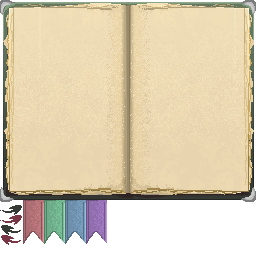
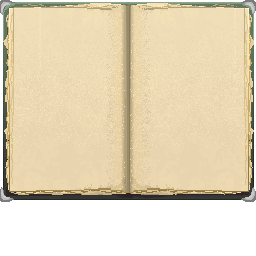
Revision of a layered 256 × 256 image; what changed, layer by layer:
removed group "Paging Arrow" (4 layers) over [0, 205, 22, 245]
removed layer "Previous Page Arrow" from group "Paging Arrow" over [1, 225, 21, 235]
removed layer "Previous Page Hover" from group "Paging Arrow" over [1, 235, 21, 245]
removed layer "Next Page Arrow" from group "Paging Arrow" over [0, 205, 22, 215]
removed layer "Next Page Hover" from group "Paging Arrow" over [0, 215, 22, 225]
removed group "Ribbons" (4 layers) over [23, 200, 107, 244]
removed layer "Red Ribbon" from group "Ribbons" over [23, 200, 44, 244]
removed layer "Green Ribbon" from group "Ribbons" over [44, 200, 65, 244]
removed layer "Blue Ribbon" from group "Ribbons" over [65, 200, 86, 244]
removed layer "Purple Ribbon" from group "Ribbons" over [86, 200, 107, 244]
